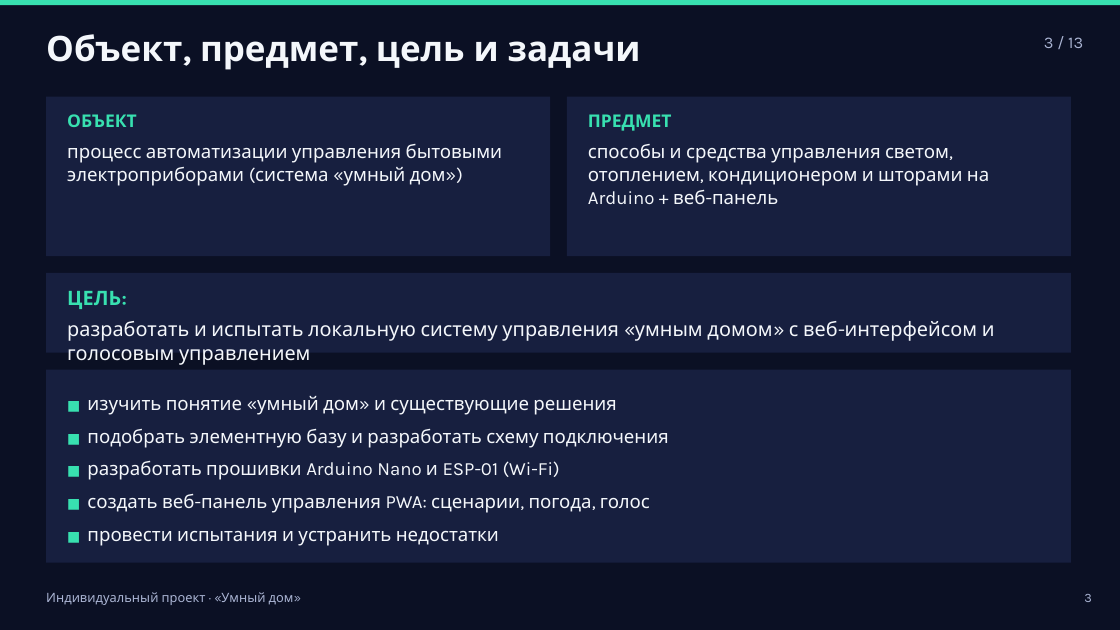
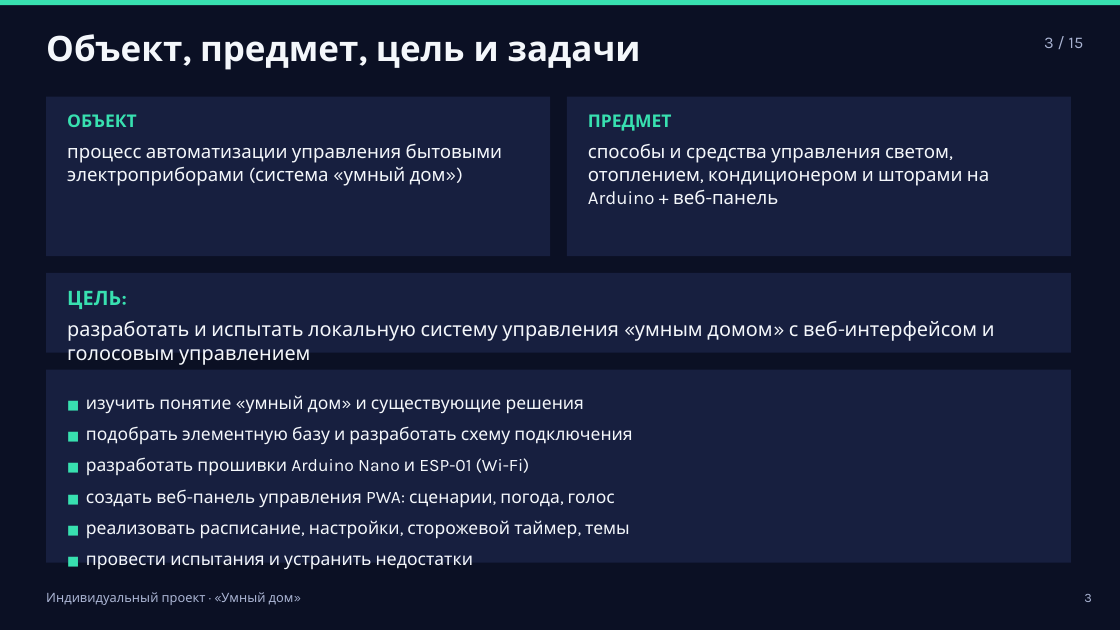
Before and after one commit to belyaevroman31-star/smart_home, a slide deck: slide 3 of Презентация проекта.ppt. Drawn at 1120x630 pixels with LibreOffice and Linux fonts; fonts in the diff are those of the drawing. Boxes give left, top, right and bottom in pixels: in the first picture for what was removed or moved away, otherwise in the second. Text is boxed around its words. In the diff, an @@ line names an element or a change of style, - is before the commit and + after.

```diff
--- a/Презентация проекта.ppt
+++ b/Презентация проекта.ppt
@@ text at (1044, 37, 1084, 48): text changed @@
-3 / 13
+3 / 15
@@ text at (86, 395, 632, 569): size 12 to 11 pt in "■", "■", "■", "■" and 1 more places; size 16 to 15 pt in "изучить понятие «умный дом» и существующие решения", "подобрать элементную базу и разработать схему подключения", "разработать прошивки Arduino Nano и ESP-01 (Wi-Fi)", "создать веб-панель управления PWA: сценарии, погода, голос" and 1 more places @@
@@ text at (86, 520, 630, 539): paragraph added @@
+■ реализовать расписание, настройки, сторожевой таймер, темы
```
Also in this commit, not shown: 11 other slides changed, 2 slides added, 6 other files.
